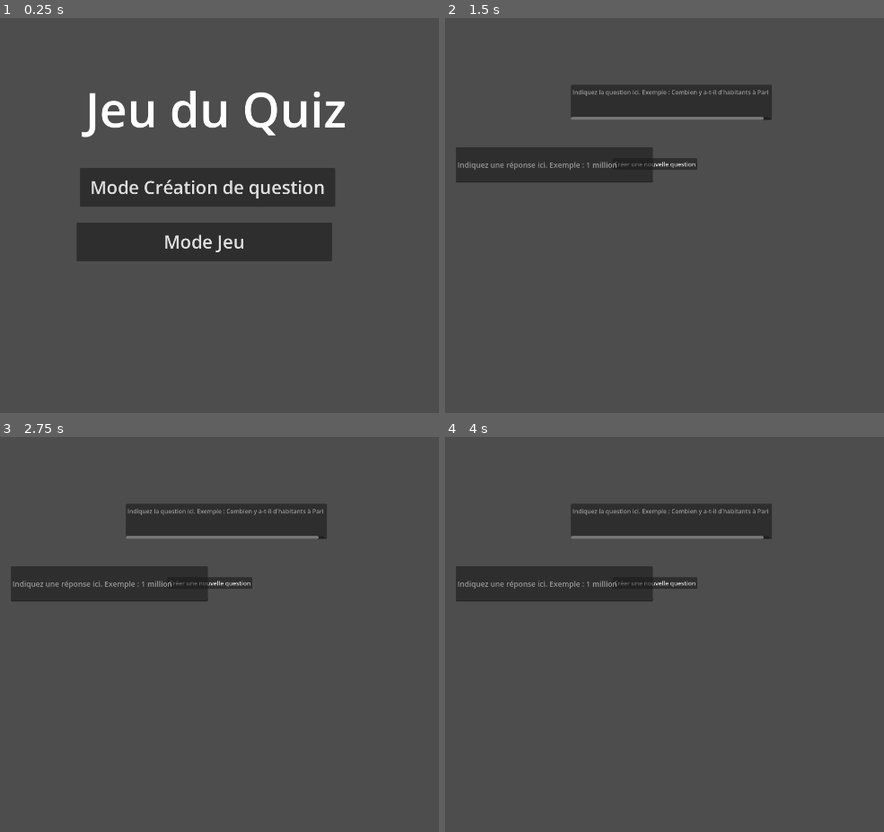
Above: before the commit, frames 1-4 (two rows, left to right).
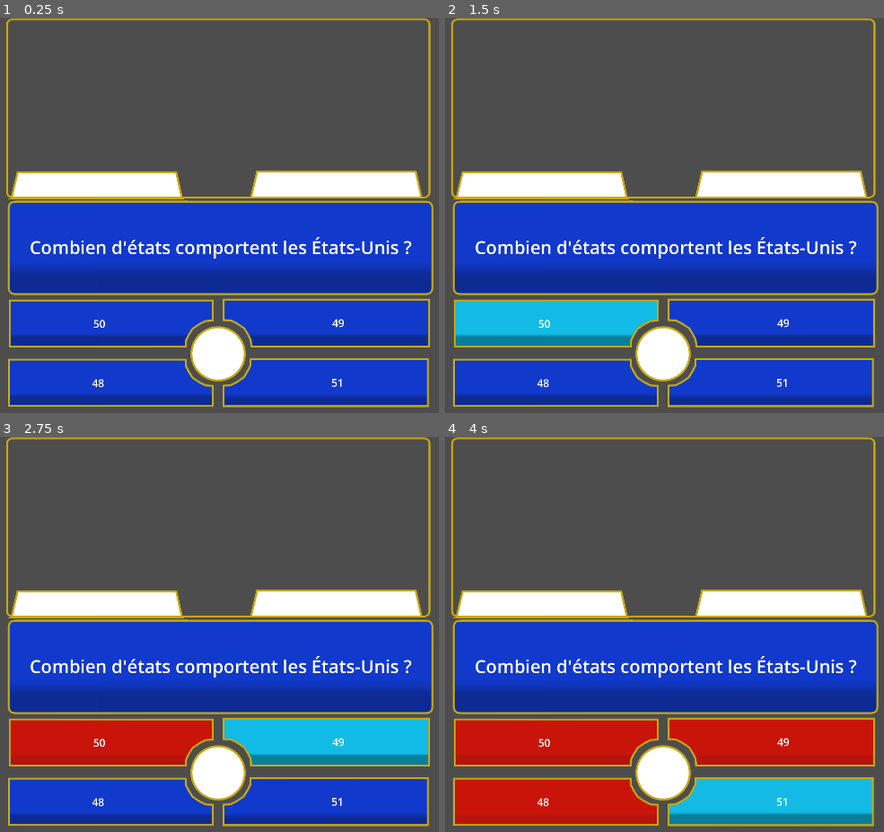
Above: after the commit, the same moments.

Repository: GeekhaNoth/projet-lab
Game: Godot game, scene res://scene/main_scene.tscn
Two runs of this game, one before a commit and one after it. Both use one fixed random seed, a clock stepped at 60 frames per second and the inputs below.
Inputs (mouse positions are in pixels of both pictures, inside the frame that each line leads up to):
- Up to frame 1 (0.25 s): no input
- Up to frame 2 (1.5 s): click (651, 187) at 0.5 s, where only the run before the commit has a clickable "Mode Création de question"; click (559, 322) at 1.25 s, where only the run after the commit has a clickable "50"
- Up to frame 3 (2.75 s): click (324, 741) at 2 s, where only the run after the commit has a clickable "49"
- Up to frame 4 (4 s): click (554, 800) at 2.75 s, where only the run after the commit has a clickable "48"; click (769, 800) at 3.5 s, where only the run after the commit has a clickable "51"

The runs differ from the first frame. In frame 1, 57% of the frame differs, in the area x 1-99%, y 0-99%; in frame 2, 60%; in frame 3, 60%; in frame 4, 60%.
Error before the commit: Parse Error: Preload file "res://scene/questionScene.tscn" does not exist. (res://scripts/questionMaker.gd:32)
Error after the commit: Attempt to call function 'get_csv_line' in base 'null instance' on a null instance. (res://scripts/question_manager.gd:21)

Commit message:
Update main_scene.tscn

Diff:
--- a/scene/main_scene.tscn
+++ b/scene/main_scene.tscn
@@ -1,36 +1,258 @@
 [gd_scene format=3 uid="uid://6nc6was200b0"]
 
-[ext_resource type="Script" uid="uid://bf5kw7d7ovvyq" path="res://main_scene.gd" id="1_wgwml"]
-
-[node name="MainScene" type="Node2D" unique_id=436053502]
-script = ExtResource("1_wgwml")
-
-[node name="MainMenu" type="Node2D" parent="." unique_id=564121698]
-
-[node name="Label" type="Label" parent="MainMenu" unique_id=891496907]
-offset_left = 497.0
-offset_top = 73.0
-offset_right = 1419.0
-offset_bottom = 414.0
-theme_override_font_sizes/font_size = 128
-text = "Jeu du Quiz"
-horizontal_alignment = 1
-vertical_alignment = 1
-
-[node name="Sprite2D" type="Sprite2D" parent="MainMenu" unique_id=1913160183]
-
-[node name="CreationButton" type="Button" parent="MainMenu" unique_id=1660146827]
-offset_left = 594.0
-offset_top = 402.0
-offset_right = 1277.0
-offset_bottom = 506.0
-theme_override_font_sizes/font_size = 48
-text = "Mode Création de question"
-
-[node name="GameButton" type="Button" parent="MainMenu" unique_id=1575540725]
-offset_left = 585.0
-offset_top = 548.0
-offset_right = 1268.0
-offset_bottom = 652.0
-theme_override_font_sizes/font_size = 48
-text = "Mode Jeu"
+[ext_resource type="Script" uid="uid://bag48we4tiaeb" path="res://scripts/question_manager.gd" id="1_f8mcn"]
+[ext_resource type="Texture2D" uid="uid://b4y5kpsyl203d" path="res://sprites/QuestionOtherAsset/UIProjetLabFullTopText.png" id="2_rvira"]
+[ext_resource type="Texture2D" uid="uid://ck5i8xfb0aoik" path="res://sprites/ButtonTopLeft/UIProjetLabTopLeft.png" id="3_l4hwf"]
+[ext_resource type="Texture2D" uid="uid://dwb047ravddwc" path="res://sprites/ButtonTopLeft/UIProjetLabTopLeftSelected.png" id="4_dcrpu"]
+[ext_resource type="Texture2D" uid="uid://6th0iu066qhp" path="res://sprites/ButtonTopLeft/UIProjetLabTopLeftCorrect.png" id="5_3sgmn"]
+[ext_resource type="Texture2D" uid="uid://cwnuowmsvvkj2" path="res://sprites/ButtonTopLeft/UIProjetLabTopLeftWrong.png" id="6_m4mm3"]
+[ext_resource type="Texture2D" uid="uid://dwu7l0r1hoomh" path="res://sprites/ButtonTopRight/UIProjetLabTopRight.png" id="7_b18e2"]
+[ext_resource type="Texture2D" uid="uid://dgl1jgitb7ckg" path="res://sprites/ButtonTopRight/UIProjetLabTopRightSelected.png" id="8_w0mx4"]
+[ext_resource type="Texture2D" uid="uid://ohkxpos8fbv0" path="res://sprites/ButtonTopRight/UIProjetLabTopRightCorrect.png" id="9_2xx7e"]
+[ext_resource type="Texture2D" uid="uid://dmqfnvgjutw75" path="res://sprites/ButtonTopRight/UIProjetLabTopRightWrong.png" id="10_lawm6"]
+[ext_resource type="Texture2D" uid="uid://ch0qkx4krnvxl" path="res://sprites/ButtonBottomLeft/UIProjetLabBottomLeft.png" id="11_wnws5"]
+[ext_resource type="Texture2D" uid="uid://3mp1d4vjht0p" path="res://sprites/ButtonBottomLeft/UIProjetLabBottomLeftSelected.png" id="12_ycbyq"]
+[ext_resource type="Texture2D" uid="uid://6td35axpdtot" path="res://sprites/ButtonBottomLeft/UIProjetLabBottomLeftCorrect.png" id="13_a5kx5"]
+[ext_resource type="Texture2D" uid="uid://bllvvgi58hcnb" path="res://sprites/ButtonBottomLeft/UIProjetLabBottomLeftWrong.png" id="14_mj7dq"]
+[ext_resource type="Texture2D" uid="uid://dhv8cs3c0h2rn" path="res://sprites/ButtonBottomRight/UIProjetLabBottomRight.png" id="15_ges30"]
+[ext_resource type="Texture2D" uid="uid://b5ejva00fb1qs" path="res://sprites/ButtonBottomRight/UIProjetLabBottomRightSelected.png" id="16_2b5ew"]
+[ext_resource type="Texture2D" uid="uid://bh27hhoforsal" path="res://sprites/ButtonBottomRight/UIProjetLabBottomRightCorrect.png" id="17_ki5xq"]
+[ext_resource type="Texture2D" uid="uid://j3lqkmew63gh" path="res://sprites/ButtonBottomRight/UIProjetLabBottomRightWrong.png" id="18_esvrn"]
+[ext_resource type="Texture2D" uid="uid://ctkppnfyhfcth" path="res://sprites/QuestionOtherAsset/UIProjetLabMiddleTime.png" id="19_skscj"]
+[ext_resource type="Texture2D" uid="uid://cnwbmrmak2kt3" path="res://sprites/QuestionOtherAsset/UIProjetLabScore.png" id="20_yrr2u"]
+[ext_resource type="Texture2D" uid="uid://cm5yeoov40sye" path="res://sprites/QuestionOtherAsset/UIProjetLabImage.png" id="21_x5mbu"]
+
+[node name="SceneQuiz" type="Node2D" unique_id=1692662690 node_paths=PackedStringArray("buttons")]
+script = ExtResource("1_f8mcn")
+right_answer = null
+buttons = [NodePath("AnswerA/TextureButton"), NodePath("AnswerB/TextureButton"), NodePath("AnswerC/TextureButton"), NodePath("AnwerD/TextureButton")]
+
+[node name="Question" type="Node2D" parent="." unique_id=1986096530 groups=["txt"]]
+
+[node name="Sprite2D" type="Sprite2D" parent="Question" unique_id=1473913259]
+position = Vector2(970, 616)
+scale = Vector2(0.6, 0.6)
+texture = ExtResource("2_rvira")
+
+[node name="QuestionText" type="Label" parent="Question" unique_id=195149802]
+offset_left = 411.0
+offset_top = 499.0
+offset_right = 1531.0
+offset_bottom = 730.0
+theme_override_font_sizes/font_size = 48
+text = "Combien d'états comportent les États-Unis ?"
+horizontal_alignment = 1
+vertical_alignment = 1
+autowrap_mode = 3
+
+[node name="AnswerA" type="Node2D" parent="." unique_id=1179512933 groups=["txt"]]
+
+[node name="TextureButton" type="TextureButton" parent="AnswerA" unique_id=159556379]
+offset_left = 403.0
+offset_top = 754.2
+offset_right = 1328.0
+offset_bottom = 972.2
+scale = Vector2(0.6, 0.6)
+texture_normal = ExtResource("3_l4hwf")
+texture_hover = ExtResource("4_dcrpu")
+
+[node name="Label" type="Label" parent="AnswerA/TextureButton" unique_id=1851768799]
+layout_mode = 1
+anchors_preset = 15
+anchor_right = 1.0
+anchor_bottom = 1.0
+offset_left = 8.333332
+offset_right = -122.666626
+grow_horizontal = 2
+grow_vertical = 2
+theme_override_font_sizes/font_size = 48
+text = "50"
+horizontal_alignment = 1
+vertical_alignment = 1
+autowrap_mode = 3
+
+[node name="Sprites" type="Node2D" parent="AnswerA" unique_id=1239281506]
+
+[node name="Normal" type="Sprite2D" parent="AnswerA/Sprites" unique_id=1144128414]
+visible = false
+texture = ExtResource("3_l4hwf")
+
+[node name="Selectionné" type="Sprite2D" parent="AnswerA/Sprites" unique_id=71472075]
+visible = false
+texture = ExtResource("4_dcrpu")
+
+[node name="Bonne Réponse" type="Sprite2D" parent="AnswerA/Sprites" unique_id=1380299338]
+visible = false
+texture = ExtResource("5_3sgmn")
+
+[node name="Mauvaise Réponse" type="Sprite2D" parent="AnswerA/Sprites" unique_id=163560431]
+visible = false
+texture = ExtResource("6_m4mm3")
+
+[node name="AnswerB" type="Node2D" parent="." unique_id=278708774 groups=["txt"]]
+
+[node name="TextureButton" type="TextureButton" parent="AnswerB" unique_id=240958986]
+offset_left = 976.0
+offset_top = 752.2
+offset_right = 1901.0
+offset_bottom = 970.2
+scale = Vector2(0.6, 0.6)
+texture_normal = ExtResource("7_b18e2")
+texture_hover = ExtResource("8_w0mx4")
+
+[node name="Label" type="Label" parent="AnswerB/TextureButton" unique_id=877582989]
+layout_mode = 1
+anchors_preset = 15
+anchor_right = 1.0
+anchor_bottom = 1.0
+offset_left = 115.0
+offset_right = -7.666626
+grow_horizontal = 2
+grow_vertical = 2
+theme_override_font_sizes/font_size = 48
+text = "49"
+horizontal_alignment = 1
+vertical_alignment = 1
+autowrap_mode = 3
+
+[node name="Sprites" type="Node2D" parent="AnswerB" unique_id=298048776]
+
+[node name="Normal" type="Sprite2D" parent="AnswerB/Sprites" unique_id=1977007623]
+visible = false
+texture = ExtResource("7_b18e2")
+
+[node name="Selectionné" type="Sprite2D" parent="AnswerB/Sprites" unique_id=3388280]
+visible = false
+texture = ExtResource("8_w0mx4")
+
+[node name="Bonne Réponse" type="Sprite2D" parent="AnswerB/Sprites" unique_id=1628919705]
+visible = false
+texture = ExtResource("9_2xx7e")
+
+[node name="Mauvaise Réponse" type="Sprite2D" parent="AnswerB/Sprites" unique_id=1464091727]
+visible = false
+texture = ExtResource("10_lawm6")
+
+[node name="AnswerC" type="Node2D" parent="." unique_id=682637463 groups=["txt"]]
+
+[node name="TextureButton" type="TextureButton" parent="AnswerC" unique_id=2070070366]
+offset_left = 401.0
+offset_top = 913.2001
+offset_right = 1322.0
+offset_bottom = 1130.2001
+scale = Vector2(0.6, 0.6)
+texture_normal = ExtResource("11_wnws5")
+texture_hover = ExtResource("12_ycbyq")
+
+[node name="Label" type="Label" parent="AnswerC/TextureButton" unique_id=196851185]
+layout_mode = 1
+anchors_preset = 15
+anchor_right = 1.0
+anchor_bottom = 1.0
+offset_left = 6.666664
+offset_top = -5.086263e-05
+offset_right = -122.666626
+offset_bottom = -4.5776367e-05
+grow_horizontal = 2
+grow_vertical = 2
+theme_override_font_sizes/font_size = 48
+text = "48"
+horizontal_alignment = 1
+vertical_alignment = 1
+autowrap_mode = 3
+
+[node name="Sprites" type="Node2D" parent="AnswerC" unique_id=1138288457]
+
+[node name="Normal" type="Sprite2D" parent="AnswerC/Sprites" unique_id=463403142]
+visible = false
+texture = ExtResource("11_wnws5")
+
+[node name="Selectionné" type="Sprite2D" parent="AnswerC/Sprites" unique_id=193303833]
+visible = false
+texture = ExtResource("12_ycbyq")
+
+[node name="Bonne Réponse" type="Sprite2D" parent="AnswerC/Sprites" unique_id=1825607052]
+visible = false
+texture = ExtResource("13_a5kx5")
+
+[node name="Mauvaise Réponse" type="Sprite2D" parent="AnswerC/Sprites" unique_id=594463234]
+visible = false
+texture = ExtResource("14_mj7dq")
+
+[node name="AnwerD" type="Node2D" parent="." unique_id=1723032435 groups=["txt"]]
+
+[node name="TextureButton" type="TextureButton" parent="AnwerD" unique_id=493098486]
+offset_left = 975.0
+offset_top = 912.2
+offset_right = 1896.0
+offset_bottom = 1129.2
+scale = Vector2(0.6, 0.6)
+texture_normal = ExtResource("15_ges30")
+texture_hover = ExtResource("16_2b5ew")
+
+[node name="Label" type="Label" parent="AnwerD/TextureButton" unique_id=85687014]
+layout_mode = 1
+anchors_preset = 15
+anchor_right = 1.0
+anchor_bottom = 1.0
+offset_left = 115.0
+offset_right = -7.666626
+grow_horizontal = 2
+grow_vertical = 2
+theme_override_font_sizes/font_size = 48
+text = "51"
+horizontal_alignment = 1
+vertical_alignment = 1
+autowrap_mode = 3
+
+[node name="Sprites" type="Node2D" parent="AnwerD" unique_id=1817924430]
+
+[node name="Normal" type="Sprite2D" parent="AnwerD/Sprites" unique_id=1425492932]
+visible = false
+texture = ExtResource("15_ges30")
+
+[node name="Selectionné" type="Sprite2D" parent="AnwerD/Sprites" unique_id=745483344]
+visible = false
+texture = ExtResource("16_2b5ew")
+
+[node name="Bonne Réponse" type="Sprite2D" parent="AnwerD/Sprites" unique_id=1733586872]
+visible = false
+texture = ExtResource("17_ki5xq")
+
+[node name="Mauvaise Réponse" type="Sprite2D" parent="AnwerD/Sprites" unique_id=324444586]
+visible = false
+texture = ExtResource("18_esvrn")
+
+[node name="Sprite2D" type="Sprite2D" parent="." unique_id=1269311077]
+position = Vector2(963, 896.2)
+scale = Vector2(0.6, 0.6)
+texture = ExtResource("19_skscj")
+
+[node name="Sprite2D2" type="Sprite2D" parent="." unique_id=33077855]
+position = Vector2(637, 445.2)
+scale = Vector2(0.6, 0.6)
+texture = ExtResource("20_yrr2u")
+
+[node name="Sprite2D3" type="Sprite2D" parent="." unique_id=1200244870]
+position = Vector2(1278, 443.2)
+scale = Vector2(0.6, 0.6)
+texture = ExtResource("20_yrr2u")
+
+[node name="Sprite2D4" type="Sprite2D" parent="." unique_id=651329542]
+position = Vector2(967.50006, 238)
+scale = Vector2(0.6203937, 0.5242695)
+texture = ExtResource("21_x5mbu")
+
+[node name="TextureRect" type="TextureRect" parent="Sprite2D4" unique_id=1081680362]
+anchors_preset = 8
+anchor_left = 0.5
+anchor_top = 0.5
+anchor_right = 0.5
+anchor_bottom = 0.5
+offset_left = -1906.8538
+offset_top = -982.55756
+offset_right = -87.041504
+offset_bottom = -63.183105
+grow_horizontal = 2
+grow_vertical = 2
+expand_mode = 1
